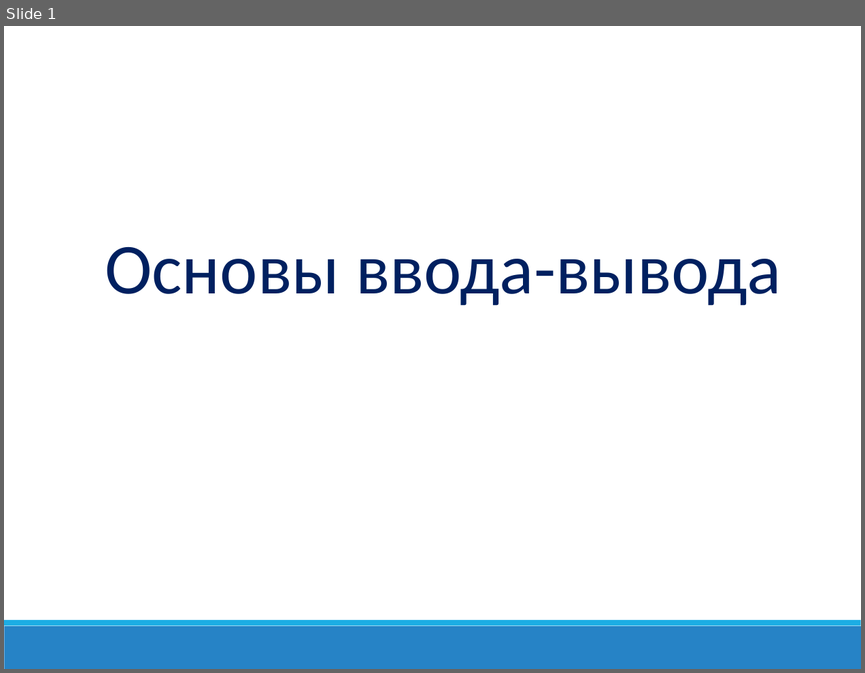
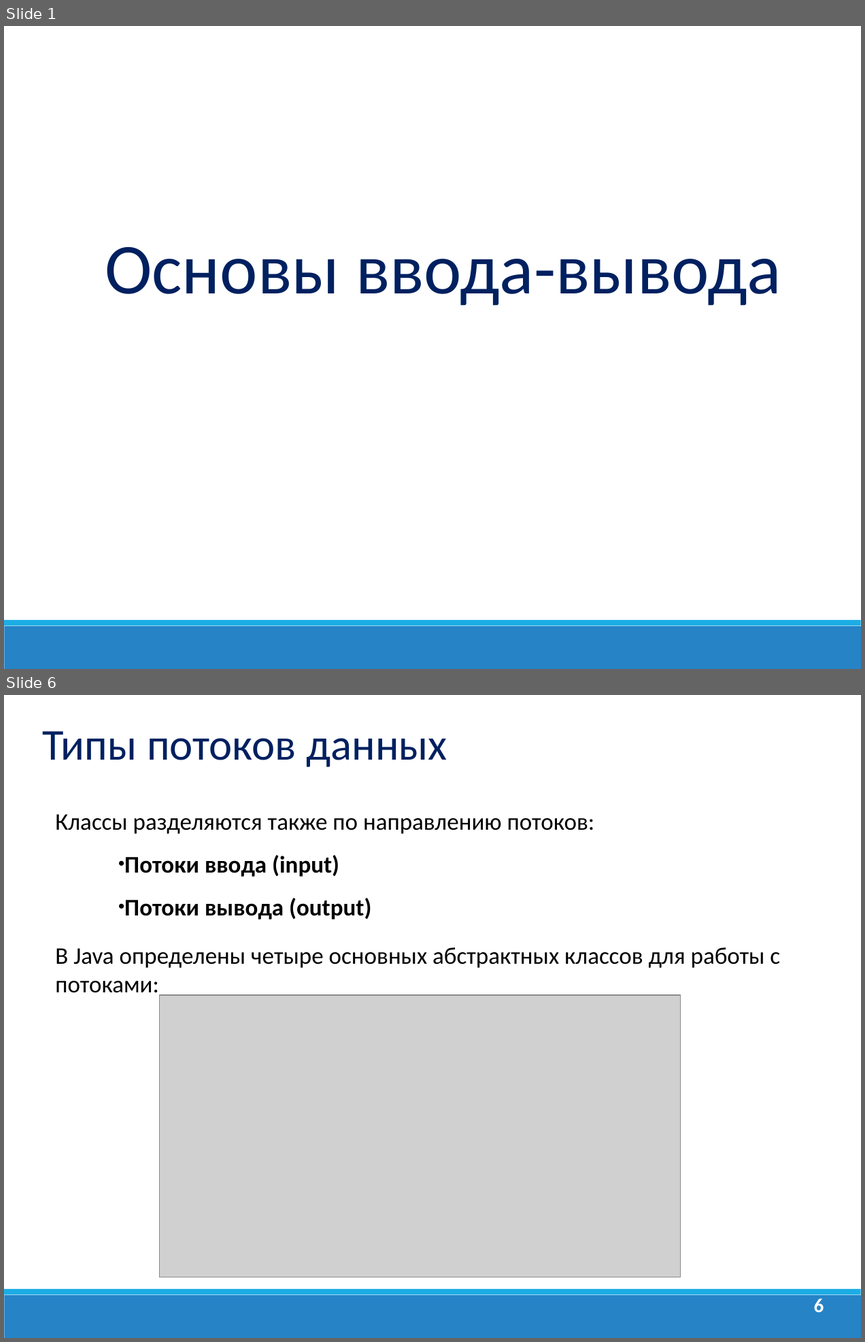
Before and after one commit to dmitry-academy/academy_5220, a slide deck: academy5220/resources/presentations_old/Java_Lection_11.Потоки ввода вывода.ppt. Shown one above the other, each under a label of ours: slide 1 before the commit, slides 1 and 6 after it; the slides between them are not shown. The pictures are 865x673 and 865x1342 pixels, drawn with LibreOffice and Linux fonts; fonts in the diff are those of the drawing; grey boxes stand for pictures; background and template pictures are left out. Boxes give left, top, right and bottom in pixels: in the first picture for what was removed or moved away, otherwise in the second. Text is boxed around its words. In the diff, an @@ line names an element or a change of style, - is before the commit and + after.

```diff
--- a/academy5220/resources/presentations_old/Java_Lection_11.Потоки ввода вывода.ppt
+++ b/academy5220/resources/presentations_old/Java_Lection_11.Потоки ввода вывода.ppt
@@ slide 6 added at box(4, 695, 861, 1338), background #FFFFFF; not listed: 2 template elements that a slide beside it also shows @@
@@ text added at box(43, 731, 447, 767), 37 pt, text #002060 @@
+Типы потоков данных
@@ text added at box(55, 814, 780, 993), 20 pt, text #000000 @@
+Классы разделяются также по направлению потоков:
+• Потоки ввода (input)
+• Потоки вывода (output)
+В Java определены четыре основных абстрактных классов для работы с потоками:
@@ picture added at box(159, 995, 680, 1277) @@
@@ page number added at box(814, 1298, 824, 1312), 16.6 pt, text #FFFFFF, bold @@
+6
```
Also in this commit, not shown: 9 slides changed, 29 other slides added, 2 slides removed, 18 other files.
